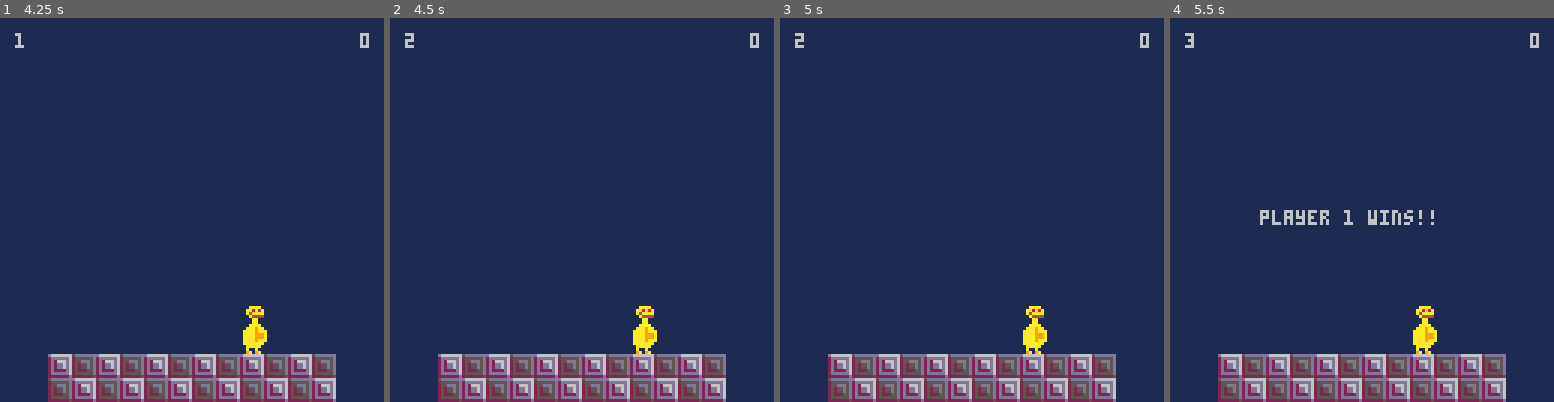
Above: before the commit, frames 1-4 (left to right).
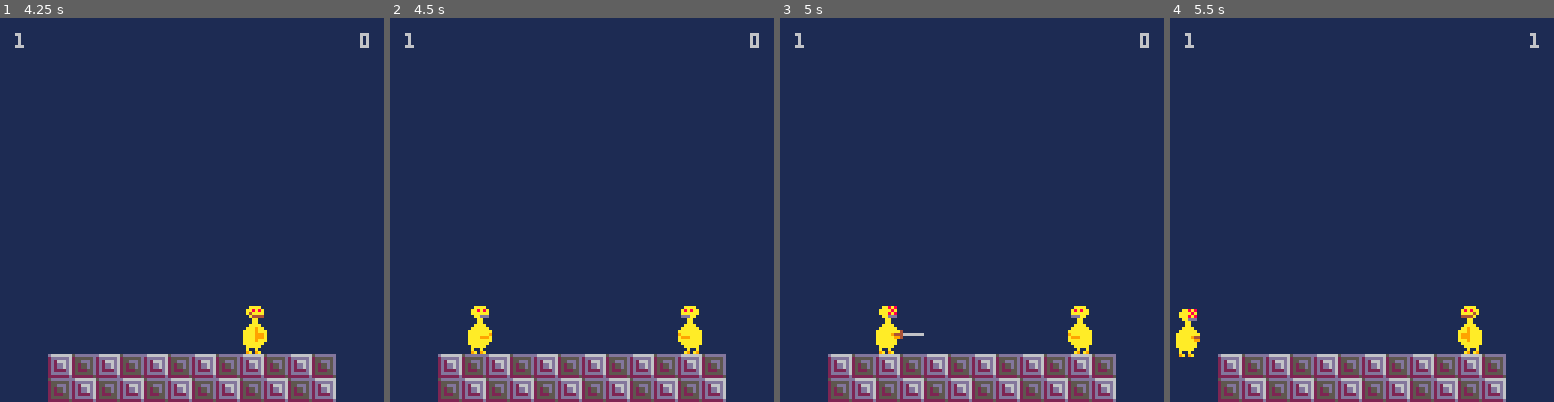
Above: after the commit, the same moments.

Repository: davidjtferguson/dancejab
Game: PICO-8 cartridge jab.p8
Two runs of this game, one before a commit and one after it. Both use one fixed random seed, a clock stepped at 60 frames per second and the inputs below.
Inputs:
- Up to frame 1 (4.25 s): tap X (X key) at 0.33, 1.07, 1.85, 2.97, 4.08 s; tap O (Z key) at 0.7, 1.7, 2.1, 2.5, 2.9, 3.3, 3.7, 4.1 s; hold Right 1.6-2.1 s; hold Right 2.47-3.03 s; hold Left 3.08-3.58 s; hold Right from 4.02 s (still down)
- Up to frame 2 (4.5 s): keep holding Right
- Up to frame 3 (5 s): tap O (Z key) at 4.5, 4.9 s; release Right at 4.68 s
- Up to frame 4 (5.5 s): hold Left from 5.08 s (still down); tap X (X key) at 5.2 s; tap O (Z key) at 5.3 s

Frame 1 is identical in both runs. In frame 2, 1.6% of the frame differs, in the area x 3-82%, y 3-88%; in frame 3, 1.7%; in frame 4, 2.4%, in the area x 1-97%, y 3-89%.

Commit message:
fixed onground bug. Now once detected not on ground don't check again till reset

Diff:
--- a/jab.p8
+++ b/jab.p8
@@ -47,7 +47,6 @@
   xvel=0,
   y=96,
   yvel=0,
-  onground=true,
   s=2,
   flipped=flipped,
   state="none",
@@ -166,24 +165,22 @@
   av.statetimer-=1
  end
 
- --onground?
+ --on ground?
  if checkavflagarea(av,0) then
   av.yvel=0
-  av.onground=true
  else
-  if av.onground then
+  --on first ringout detection
+  if av.state!="ringout" then
 
    --don't want double death
    if av.state!="dead" then
     sfx(5)
-    scoreupdate(av)
+    updatescore(av)
     av.statetimer=90
    end
 
    av.state="ringout"
   end
-
-  av.onground=false
  end
 
  hitboxcollision(av)
@@ -217,7 +214,7 @@
    av.xvel=av.xmaxvel
   end
 
-  if av.xvel<-av.xmaxvel then
+  if av.xvel<(-av.xmaxvel) then
    av.xvel=-av.xmaxvel
   end
  elseif av.state=="roll" then
@@ -273,7 +270,7 @@
    if aabbcollision(av,box) then
     --death scream
     sfx(2)
-    scoreupdate(av)
+    updatescore(av)
 
     av.state="dead"
     av.statetimer=90
@@ -285,7 +282,7 @@
 end
 
 --pass in av that just died
-function scoreupdate(av)
+function updatescore(av)
  if av.no==0 then
   p2.score+=1
 
